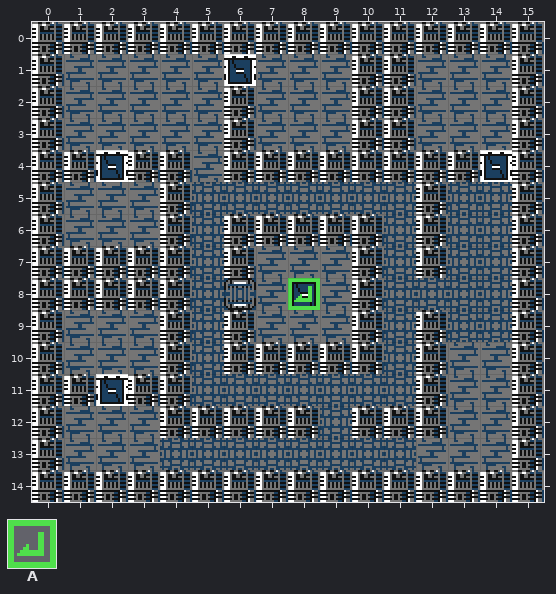
Tiled map: tiled/security_room.tmx. The picture above is the old version.
Cells are 16x16 px. Shown: x 0..15, y 0..14.
Key: from "tileset": A 241.
Objects are placed by their top-left corner, in cells (3,4 is the top-left corner of cell 3,4); size is 1x1 cell unless given.
Layers that did not change in this view are not listed.
Objects on layer "object" before:
A "administrative_area" at 8,8
Once edited:
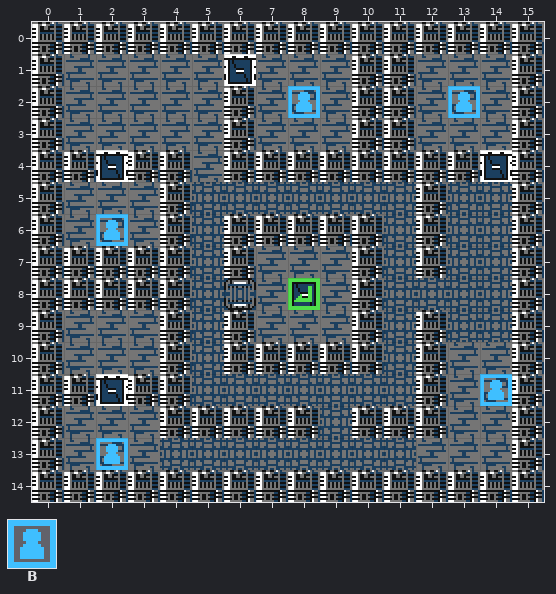
Further tiles: from "tileset": B 240.
The author wrote: :sparkles: 「けいびしつ」にNPC設定
Changes in this commit:
Layer "object":
A new object: B "citizen-3" at 8,2.
A new object: B "misa" at 13,2.
A new object: B "citizen-2" at 2,6.
A new object: B "guard-1" at 14,11.
A new object: B "citizen-1" at 2,13.
